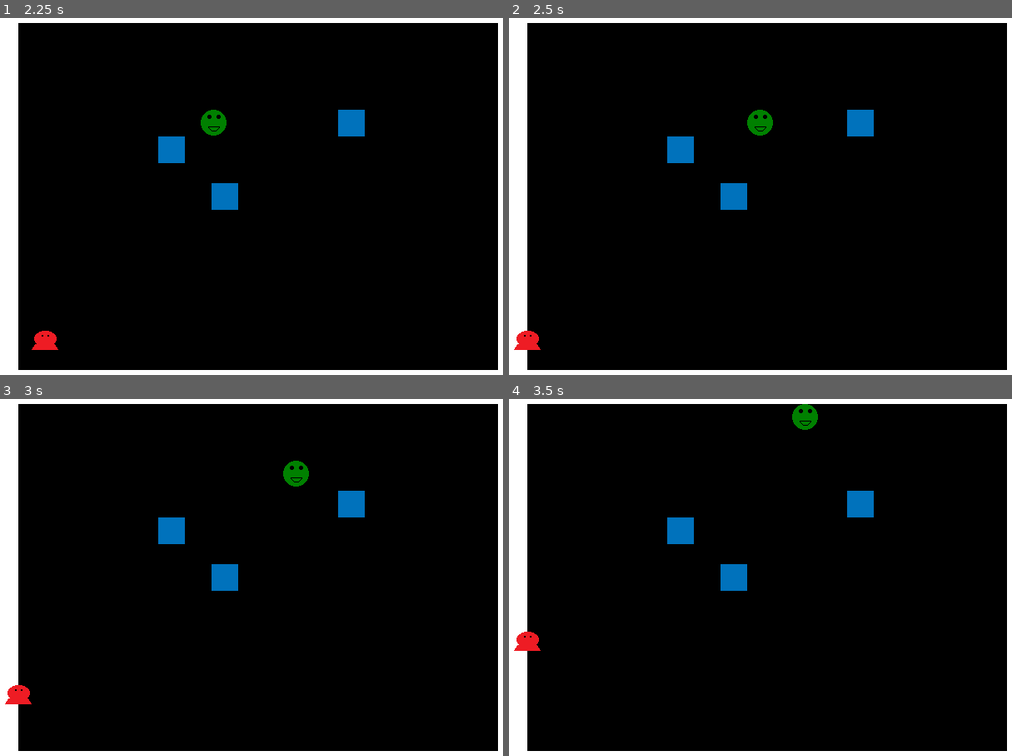
Above: before the commit, frames 1-4 (two rows, left to right).
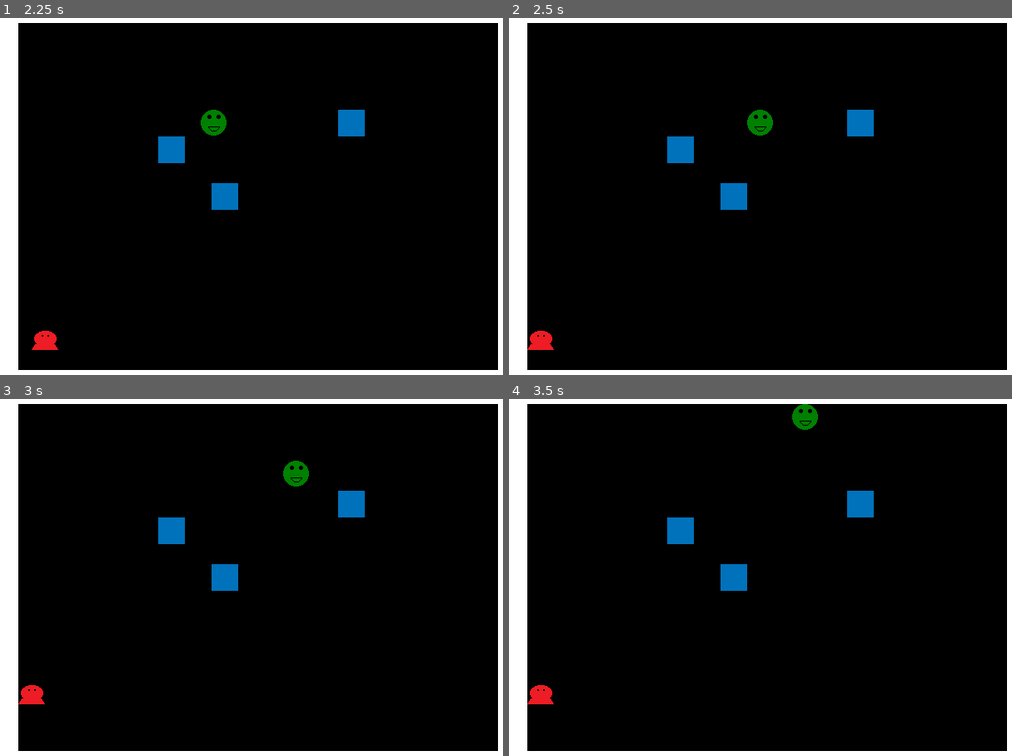
Above: after the commit, the same moments.

Repository: andOlga/game-off-2024
Game: Godot game, scene res://test_scene.tscn
The game is run twice, just before and just after one commit, with the same random seed, the same clock (stepped at 60 frames per second) and the same inputs.
Inputs:
- Up to frame 1 (2.25 s): hold Right (move_right) 0.53-1.28 s; hold Down (move_down) 1.28-2.03 s; hold Right (move_right) from 2.03 s (still down)
- Up to frame 2 (2.5 s): keep holding Right (move_right)
- Up to frame 3 (3 s): release Right (move_right) at 2.78 s; hold Up (move_up) from 2.78 s (still down)
- Up to frame 4 (3.5 s): keep holding Up (move_up)

Frame 1 is identical in both runs. In frame 2, 0.3% of the frame differs, in the area x 0-9%, y 87-93%; in frame 3, 0.3%; in frame 4, 0.4%, in the area x 0-9%, y 65-86%.

Commit message:
Fix enemy collisions

Diff:
--- a/game_objects/enemies/hopper.gd
+++ b/game_objects/enemies/hopper.gd
@@ -1,10 +1,16 @@
 @icon("res://sprite_images/sBlob.png")
 
-extends Node2D
+extends CharacterBody2D
 
 @export var step_size := 32
 
 func _on_movement_timer_timeout() -> void:
 	var move_amount : int = [-1, 1].pick_random() * step_size
 	var move_direction : StringName = [&"x", &"y"].pick_random()
-	position[move_direction] += move_amount
+	velocity[move_direction] = move_amount * 3600
+
+func _physics_process(delta: float) -> void:
+	velocity *= delta
+	if move_and_slide():
+		_on_movement_timer_timeout()
+	velocity = Vector2(0, 0)
--- a/game_objects/enemies/hopper.tscn
+++ b/game_objects/enemies/hopper.tscn
@@ -7,8 +7,14 @@
 [sub_resource type="RectangleShape2D" id="RectangleShape2D_lupmx"]
 size = Vector2(32, 32)
 
-[node name="Hopper" type="Node2D"]
+[sub_resource type="RectangleShape2D" id="RectangleShape2D_v81qw"]
+size = Vector2(32, 32)
+
+[node name="Hopper" type="CharacterBody2D"]
 z_index = 2
+collision_layer = 4
+collision_mask = 4
+motion_mode = 1
 script = ExtResource("1_lupmx")
 
 [node name="Sprite" type="Sprite2D" parent="."]
@@ -25,4 +31,8 @@
 wait_time = 0.3
 autostart = true
 
+[node name="Hitbox" type="CollisionShape2D" parent="."]
+position = Vector2(16, 16)
+shape = SubResource("RectangleShape2D_v81qw")
+
 [connection signal="timeout" from="MovementTimer" to="." method="_on_movement_timer_timeout"]
--- a/game_objects/obstacles/wall.tscn
+++ b/game_objects/obstacles/wall.tscn
@@ -6,6 +6,8 @@
 size = Vector2(32, 32)
 
 [node name="Wall" type="StaticBody2D"]
+collision_layer = 5
+collision_mask = 5
 
 [node name="Sprite" type="Sprite2D" parent="."]
 position = Vector2(16, 16)
--- a/game_objects/obstacles/water.tscn
+++ b/game_objects/obstacles/water.tscn
@@ -6,8 +6,8 @@
 size = Vector2(32, 32)
 
 [node name="Water" type="StaticBody2D"]
-collision_layer = 2
-collision_mask = 2
+collision_layer = 6
+collision_mask = 6
 
 [node name="Sprite" type="Sprite2D" parent="."]
 position = Vector2(16, 16)
--- a/project.godot
+++ b/project.godot
@@ -81,6 +81,12 @@
 ]
 }
 
+[layer_names]
+
+2d_physics/layer_1="Players"
+2d_physics/layer_2="Water"
+2d_physics/layer_3="Enemies"
+
 [rendering]
 
 textures/canvas_textures/default_texture_filter=0
Not shown: 1 places in game_objects/enemies/hopper.tscn that only renumber resources
